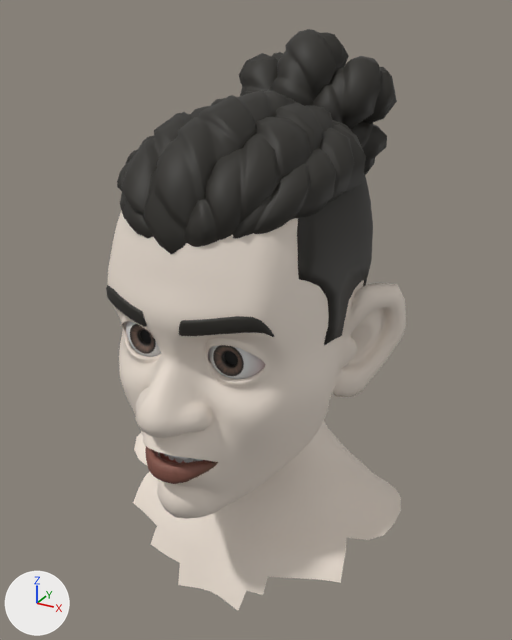
An edit to the glTF model data/ship_snow.glb, drawn before and after from the same camera.
Both versions are drawn from a 50 mm camera at (0.301, -0.557, 1.876) aimed at (0.002, -0.012, 1.603). The axes (+X, +Y, +Z) are drawn at lower left. The lights are the same throughout. The older version comes first. Vertices at exactly the same position are counted once.

Objects in the first picture: 'GEO-snow-eyebrows', 'GEO-snow-eyes', 'GEO-snow-hair_base', 'GEO-snow-head' and 3 more.
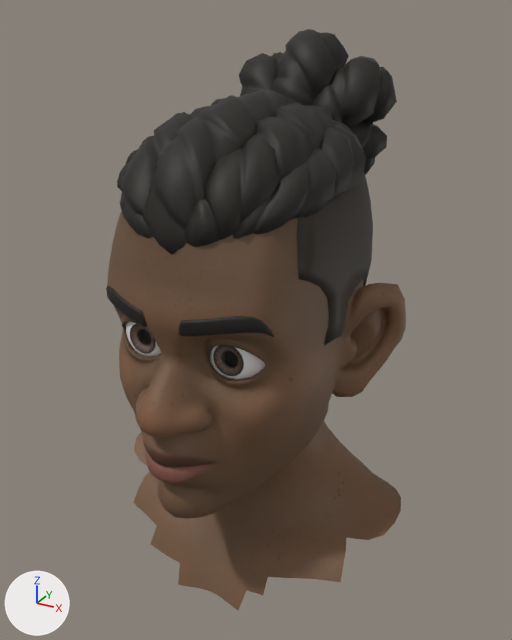
Scene script edits in JSON lines:
```json
{"op": "add", "block": "img_skin_diffuse_001", "code": ["img_skin_diffuse_001 = load_image('skin_diffuse.001', '_unpacked/skin_diffuse.001', 2048, 2048, 'sRGB')"]}
{"op": "add", "block": "mat_snow_skin_1002", "code": ["mat_snow_skin_1002 = bpy.data.materials.new('snow.skin.1002')", "# uses the picture img_skin_diffuse_001"]}
{"block": "me_geo_snow_head", "where": "# used by ob_geo_snow_head; location = (0.0, 0.0, 0.0)"}
{"op": "remove", "block": "me_geo_snow_head", "code": "me_geo_snow_head.from_pydata(...)  # 3115 vertices, 6016 faces; spans x -0.155..0.155, y -0.186..0.084, z 1.339..1.763"}
{"op": "add", "block": "me_geo_snow_head", "code": "me_geo_snow_head.from_pydata(...)  # 3719 vertices, 7264 faces; spans x -0.155..0.155, y -0.186..0.084, z 1.339..1.763"}
{"block": "me_geo_snow_head", "change": "me_geo_snow_head part 1: 604 vertices added at x -0.071..0.071, y -0.174..-0.007, z 1.436..1.645"}
{"block": "me_geo_snow_head", "change": "me_geo_snow_head part 2: 5844 faces spanning x -0.139..0.139, y -0.186..0.084, z 1.339..1.763 switch from mat_snow_skin to mat_snow_skin_darker_1001"}
{"block": "me_geo_snow_head", "change": "me_geo_snow_head part 3: 28 faces spanning x -0.155..0.155, y -0.034..0.058, z 1.411..1.434 switch from mat_snow_skin to mat_snow_skin_1002"}
```

Changed parts and their boxes [x1, y1, x2, y2] in the pictures (512 x 640 px):
```json
{"part": 1, "of": "me_geo_snow_head", "change": "added", "after": [122, 321, 253, 467], "on screen": "mostly hidden"}
{"part": 2, "of": "me_geo_snow_head", "change": "recoloured", "before": [107, 210, 406, 610], "after": [107, 210, 406, 610], "on screen": "grey to brown"}
{"part": 3, "of": "me_geo_snow_head", "change": "recoloured", "before": [134, 432, 401, 540], "after": [134, 432, 401, 540]}
```
